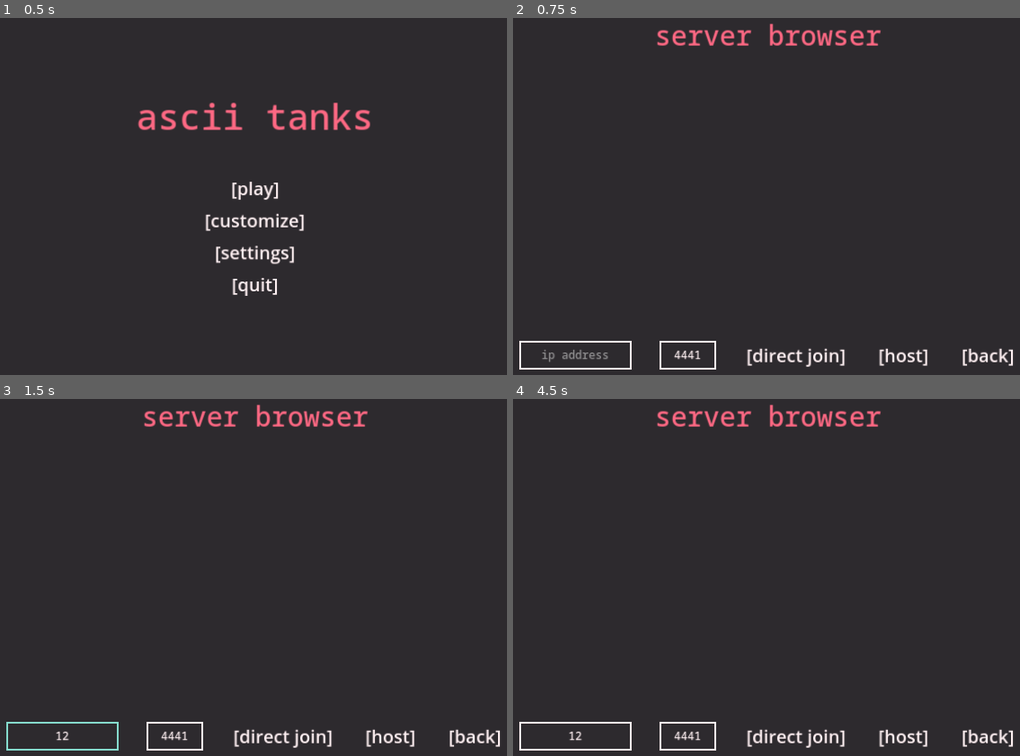
Above: before the commit, frames 1-4 (two rows, left to right).
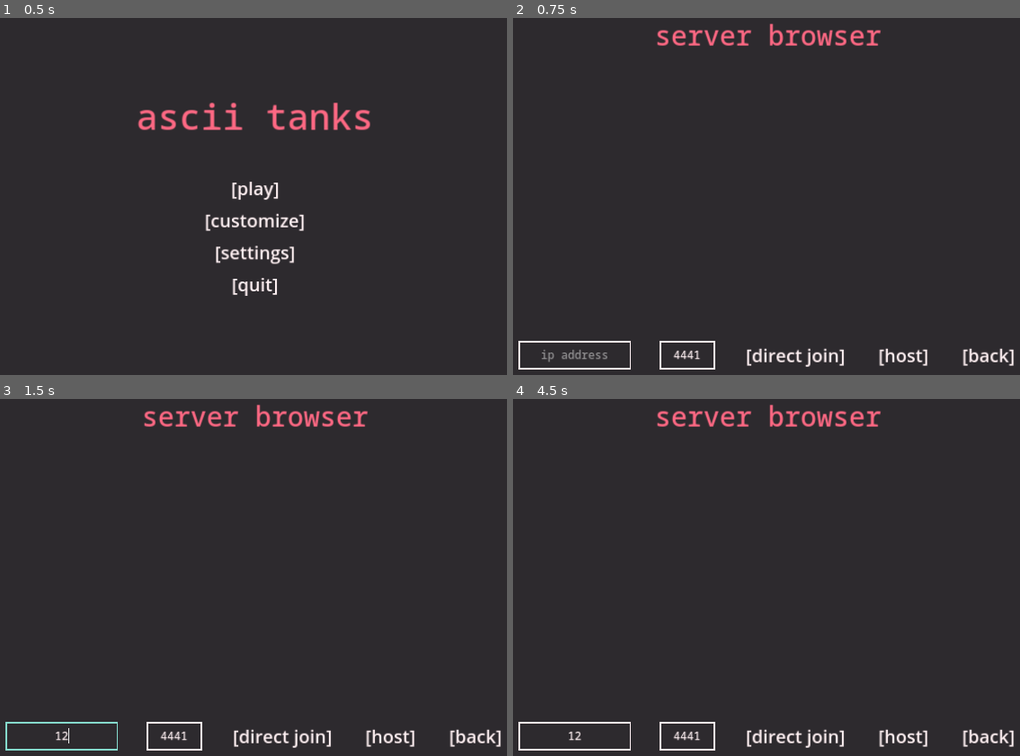
Above: after the commit, the same moments.

Repository: 4efk/new-mp-game
Game: Godot game, scene res://Menu/main_menu.tscn
Same seed, same stepped clock (60 frames per second), same inputs: the game is played once before the commit and once after it.
Inputs (mouse positions are in pixels of both pictures, inside the frame that each line leads up to):
- Up to frame 1 (0.5 s): no input
- Up to frame 2 (0.75 s): click "[play]" at 0.5 s
- Up to frame 3 (1.5 s): click (60, 734) at 1.27 s; type "12" at 1.35 s
- Up to frame 4 (4.5 s): click "[host]" at 2 s; click "[ready]" at 2.75 s; click "[ready]" at 3.5 s; click "[leave]" at 4.25 s

Frame 1 is identical in both runs. In frame 2, 0.7% of the frame differs, in the area x 1-99%, y 90-99%; in frame 3, 0.7%; in frame 4, 0.7%.

Commit message:
icon and stuff

Diff:
--- a/src/Menu/main_menu.tscn
+++ b/src/Menu/main_menu.tscn
@@ -109,6 +109,7 @@
 flat = true
 
 [node name="CustomizeButton" type="Button" parent="UI/MainMenu/VBoxContainer"]
+custom_minimum_size = Vector2(200, 0)
 layout_mode = 2
 size_flags_horizontal = 4
 focus_mode = 0
@@ -239,6 +240,7 @@
 flat = true
 
 [node name="HostButton" type="Button" parent="UI/HostJoinBrowser/VBoxContainer/Buttons"]
+custom_minimum_size = Vector2(100, 0)
 layout_mode = 2
 size_flags_vertical = 4
 focus_mode = 0
--- a/src/World/test_world_1.tscn
+++ b/src/World/test_world_1.tscn
@@ -1,8 +1,9 @@
-[gd_scene load_steps=6 format=3 uid="uid://do6vtk84aidnw"]
+[gd_scene load_steps=7 format=3 uid="uid://do6vtk84aidnw"]
 
 [ext_resource type="Texture2D" uid="uid://swq3faty76gp" path="res://icon.svg" id="1_b71bh"]
 [ext_resource type="PackedScene" uid="uid://b2a4q5ysp3vgj" path="res://Player/player.tscn" id="1_swfj8"]
 [ext_resource type="FontFile" uid="uid://cx0pcfqcm8158" path="res://Fonts/NotoSansMono-Medium.ttf" id="3_s7d64"]
+[ext_resource type="PackedScene" uid="uid://uoogce5y3ln8" path="res://Player/bullet.tscn" id="4_5md76"]
 
 [sub_resource type="RectangleShape2D" id="RectangleShape2D_dvtrj"]
 size = Vector2(136, 64)
@@ -13,7 +14,7 @@
 [node name="TestWorld1" type="Node2D"]
 
 [node name="Player" type="CharacterBody2D" parent="." groups=["player"]]
-modulate = Color(0.658824, 0.662745, 0.921569, 1)
+modulate = Color(0.521569, 0.854902, 0.8, 1)
 position = Vector2(332, 171)
 rotation = 0.731661
 motion_mode = 1
@@ -68,6 +69,13 @@
 [node name="BarrelEnd" type="Marker2D" parent="Player"]
 position = Vector2(120, 0)
 
+[node name="Bullet" parent="Player" instance=ExtResource("4_5md76")]
+position = Vector2(450, 0)
+script = null
+
+[node name="Letter" parent="Player/Bullet" index="0"]
+text = "a"
+
 [node name="Player2" parent="." instance=ExtResource("1_swfj8")]
 modulate = Color(0.992157, 0.407843, 0.513726, 1)
 position = Vector2(968, 572)
@@ -114,4 +122,5 @@
 
 [connection signal="timeout" from="Player/MoveTimer" to="Player" method="_on_move_timer_timeout"]
 
+[editable path="Player/Bullet"]
 [editable path="Player2"]
--- a/src/project.godot
+++ b/src/project.godot
@@ -14,7 +14,7 @@
 run/main_scene="res://Menu/main_menu.tscn"
 config/features=PackedStringArray("4.3", "Forward Plus")
 run/max_fps=60
-config/icon="res://icon.svg"
+config/icon="res://Textures/icon_1.png"
 
 [autoload]
 
Binary file added: src/Textures/icon_1.png
Not shown, added: src/Textures/icon_1.png.import
Not shown, added: res/.cover_screenshot_3.png-autosave.kra
Not shown, added: res/cover_screenshot_3.png
Not shown, added: res/cover_screenshot_4.png
Not shown, added: res/icon_1.png
